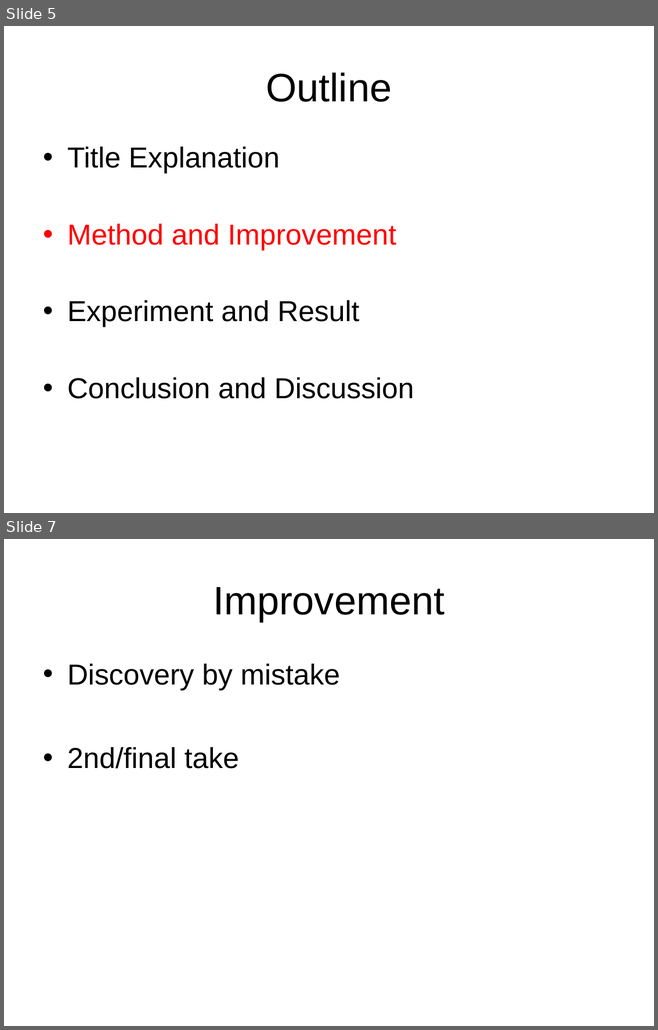
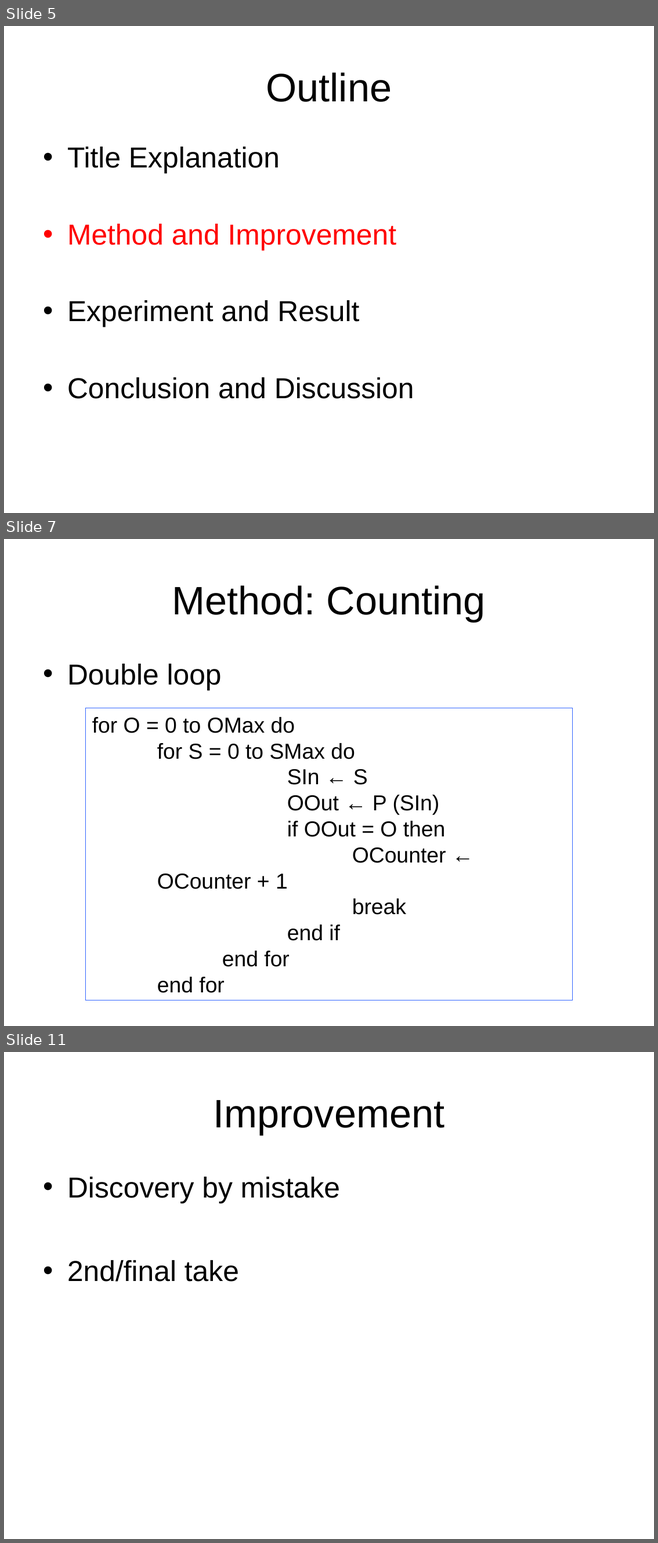
Before and after one commit to chenjiia/Thesis, a slide deck: thesis_presentation/presentation.ppt. Shown one above the other, each under a label of ours: slides 5 and 7 before the commit, slides 5, 7 and 11 after it; the slides between them are not shown. The pictures are 658x1030 and 658x1543 pixels, drawn with LibreOffice and Linux fonts; fonts in the diff are those of the drawing. Boxes give left, top, right and bottom in pixels: in the first picture for what was removed or moved away, otherwise in the second. Text is boxed around its words. In the diff, an @@ line names an element or a change of style, - is before the commit and + after.

```diff
--- a/thesis_presentation/presentation.ppt
+++ b/thesis_presentation/presentation.ppt
@@ slide 7 added at <box>4,539,654,1026</box>, background #FFFFFF @@
@@ title added at <box>172,585,485,622</box>, 44 pt, text #000000 @@
+Method: Counting
@@ text added at <box>67,664,221,690</box>, 32 pt, text #000000 @@
+• Double loop
@@ rectangle added at <box>86,708,572,1000</box>, outline #3366FF 0.74 pt, 24 pt, text #000000 @@
+for O = 0 to OMax do
+for S = 0 to SMax do
+    SIn ← S
+    OOut ← P (SIn)
+    if OOut = O then
+    OCounter ← OCounter + 1
+    break
+    end if
+end for
+end for
@@ what was slide 7 is now slide 11 @@
```
Also in this commit, not shown: 1 slide changed, 3 other slides added.
